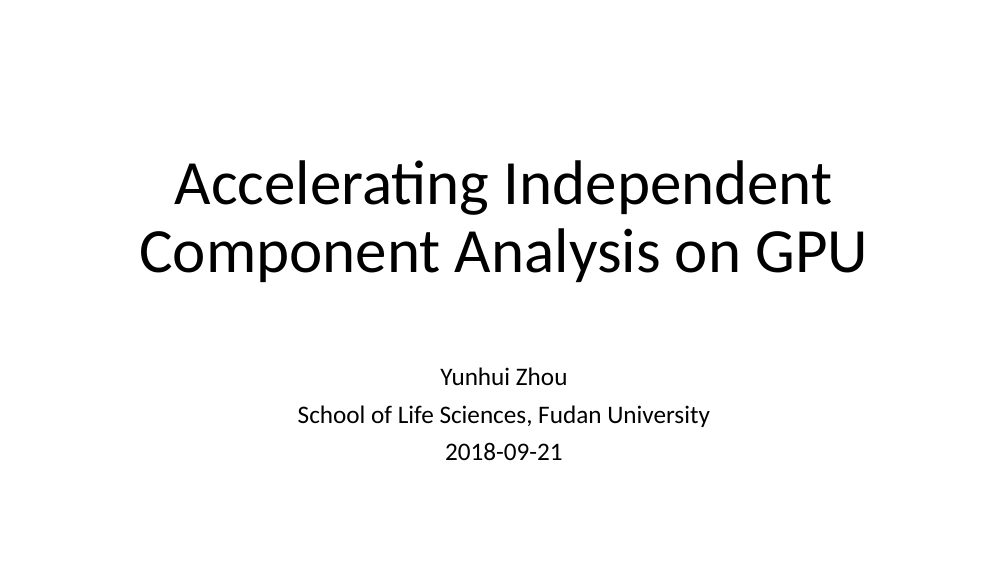
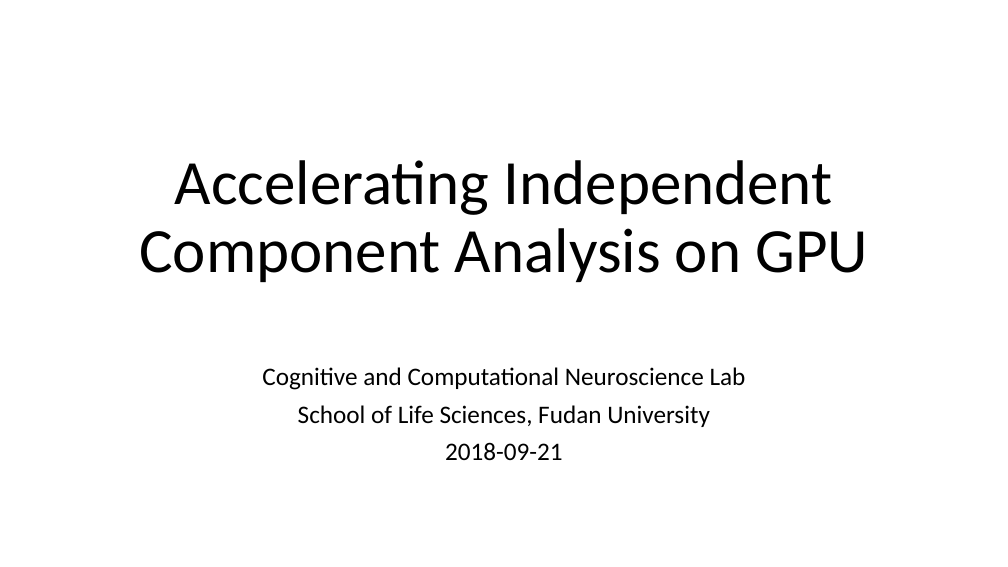
Before and after one commit to CloudyDory/cudaica_win, a slide deck: slide 1 of 2018-09-10 CUDAICA on Windows.pptx. Drawn at 1008x567 pixels with LibreOffice and Linux fonts; fonts in the diff are those of the drawing. Boxes give left, top, right and bottom in pixels: in the first picture for what was removed or moved away, otherwise in the second. Text is boxed around its words. In the diff, an @@ line names an element or a change of style, - is before the commit and + after.

```diff
--- a/2018-09-10 CUDAICA on Windows.pptx
+++ b/2018-09-10 CUDAICA on Windows.pptx
@@ subtitle at box(262, 367, 746, 390): text changed @@
-Yunhui Zhou
+Cognitive and Computational Neuroscience Lab
```
Also in this commit, not shown: 1 other file.
